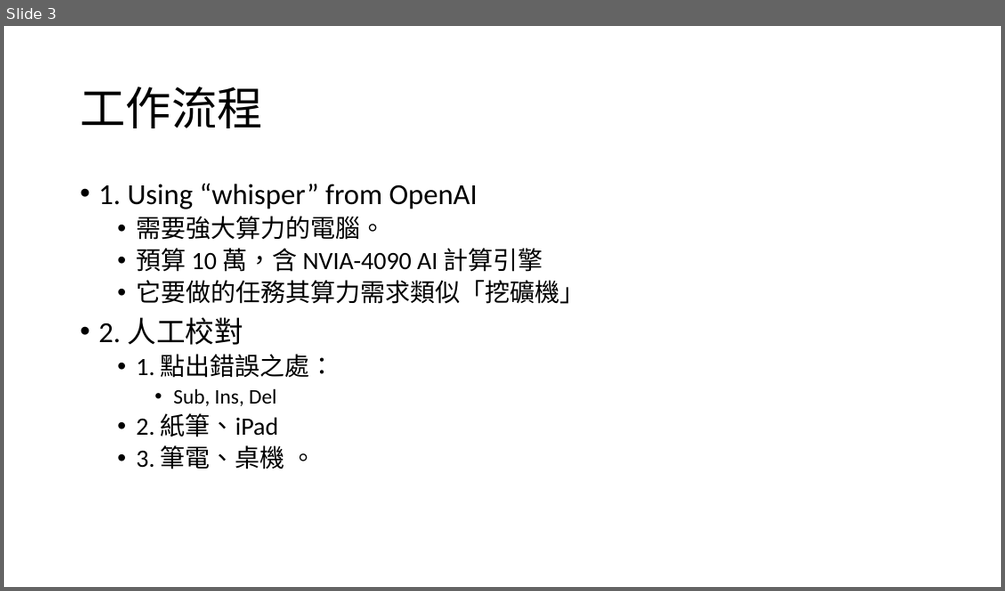
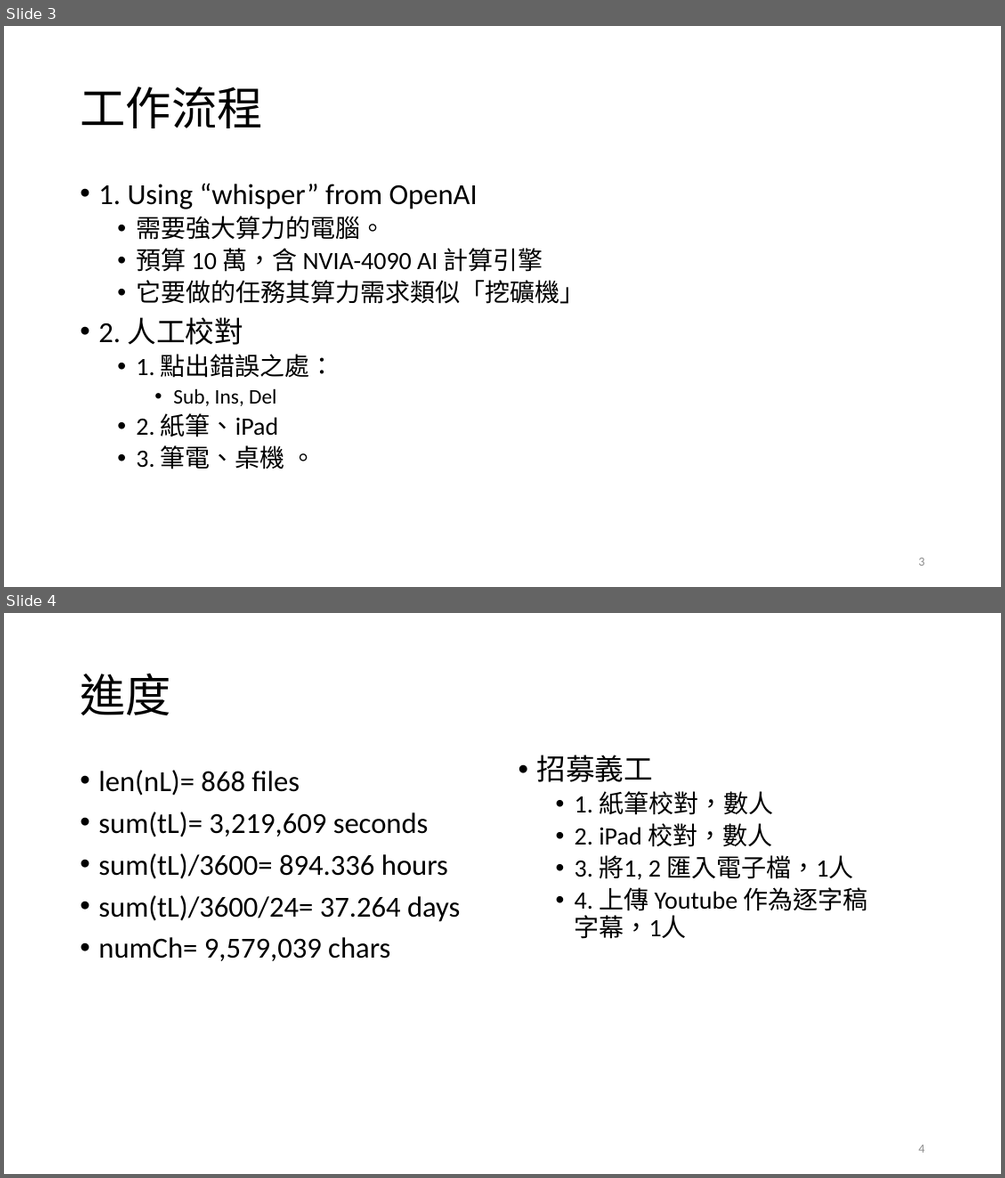
Before and after one commit to renyuanL/GuyanTrans2023, a slide deck: 古嚴寺影音逐字稿.pptx. Shown one above the other, each under a label of ours: slide 3 before the commit, slides 3 and 4 after it. The pictures are 1005x591 and 1005x1178 pixels, drawn with LibreOffice and Linux fonts; fonts in the diff are those of the drawing. Boxes give left, top, right and bottom in pixels: in the first picture for what was removed or moved away, otherwise in the second. Text is boxed around its words. In the diff, an @@ line names an element or a change of style, - is before the commit and + after.

```diff
--- a/古嚴寺影音逐字稿.pptx
+++ b/古嚴寺影音逐字稿.pptx
@@ slide 4 added at (x1=4, y1=613, x2=1001, y2=1174), background #FFFFFF @@
@@ title added at (x1=80, y1=673, x2=171, y2=715), 44 pt, text #000000 @@
+進度
@@ text added at (x1=98, y1=770, x2=460, y2=961), 28 pt, text #000000 @@
+• len(nL)= 868 files
+• sum(tL)= 3,219,609 seconds
+• sum(tL)/3600= 894.336 hours
+• sum(tL)/3600/24= 37.264 days
+• numCh= 9,579,039 chars
@@ text added at (x1=537, y1=755, x2=868, y2=939), 24 pt, text #000000 @@
+• 招募義工
+  • 1. 紙筆校對，數人
+  • 2. iPad 校對，數人
+  • 3. 將1, 2 匯入電子檔，1人
+  • 4. 上傳 Youtube 作為逐字稿字幕，1人
@@ page number added at (x1=918, y1=1144, x2=924, y2=1152), 12 pt, text #8C8C8C @@
+4
@@ slide 3 changed as well @@
@@ page number added at (x1=918, y1=557, x2=924, y2=565), 12 pt, text #8C8C8C @@
+3
```
Also in this commit, not shown: 2 other slides changed, 1 other slide added, 1 slide removed, 1 other file.
